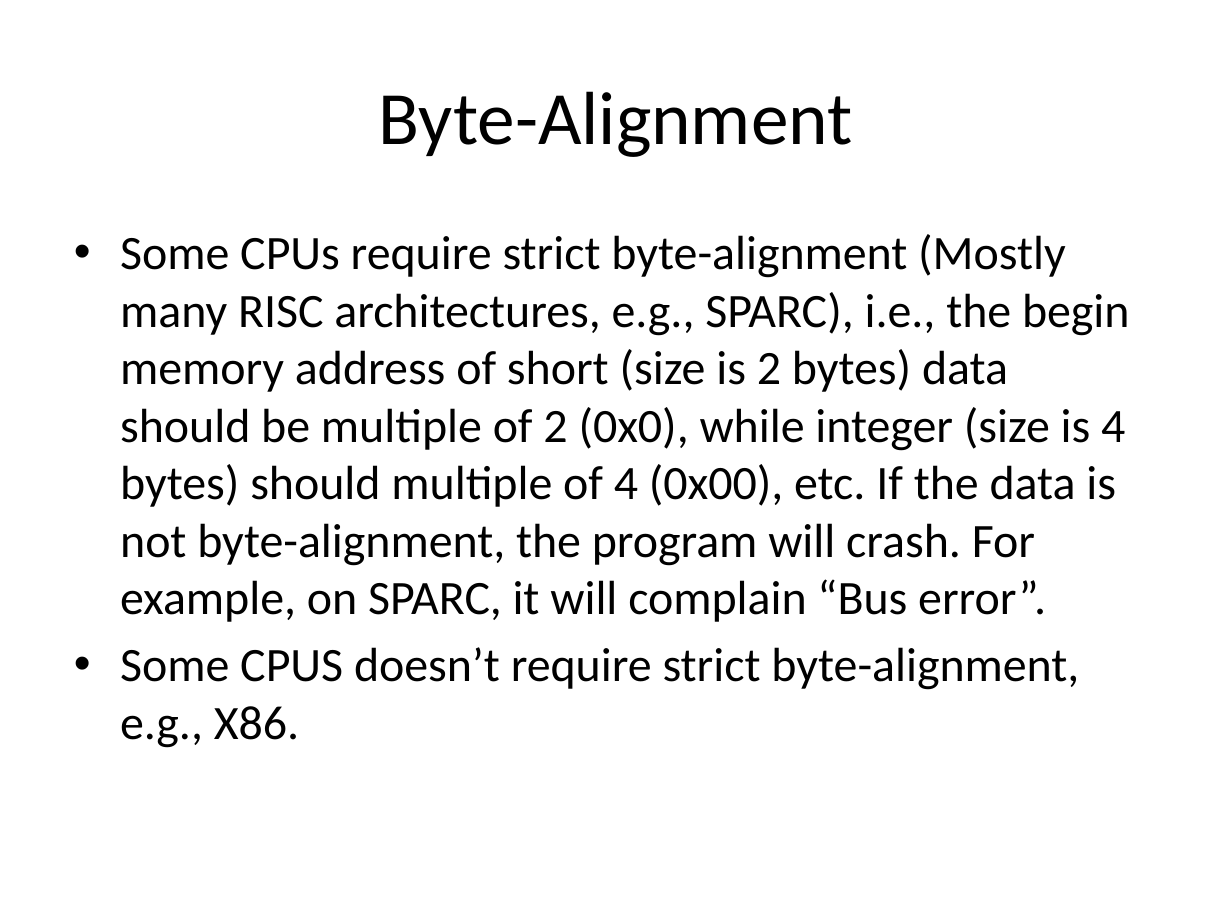
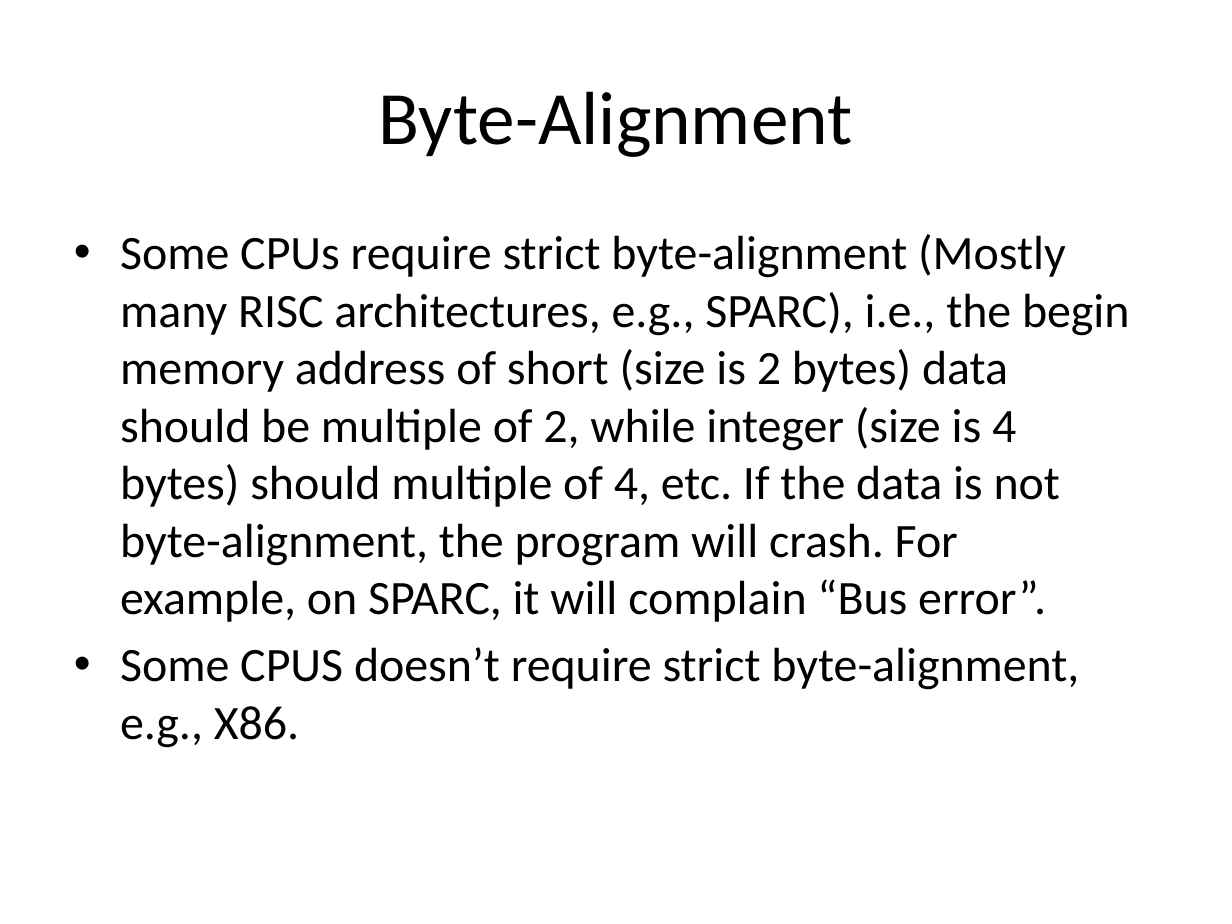
Before and after one commit to NanXiao/cpu-tips, a slide deck: slide 4 of 3 small CPU tips.pptx. Drawn at 1232x924 pixels with LibreOffice and Linux fonts; fonts in the diff are those of the drawing. Boxes give left, top, right and bottom in pixels: in the first picture for what was removed or moved away, otherwise in the second. Text is boxed around its words. In the diff, an @@ line names an element or a change of style, - is before the commit and + after.

Commit message:
Update ppt.

```diff
--- a/3 small CPU tips.pptx
+++ b/3 small CPU tips.pptx
@@ text at [120, 234, 1130, 622]: text changed @@
-• Some CPUs require strict byte-alignment (Mostly many RISC architectures, e.g., SPARC), i.e., the begin memory address of short (size is 2 bytes) data should be multiple of 2 (0x0), while integer (size is 4 bytes) should multiple of 4 (0x00), etc. If the data is not byte-alignment, the program will crash. For example, on SPARC, it will complain “Bus error”.
+• Some CPUs require strict byte-alignment (Mostly many RISC architectures, e.g., SPARC), i.e., the begin memory address of short (size is 2 bytes) data should be multiple of 2, while integer (size is 4 bytes) should multiple of 4, etc. If the data is not byte-alignment, the program will crash. For example, on SPARC, it will complain “Bus error”.
```
Also in this commit, not shown: 1 other slide changed.
